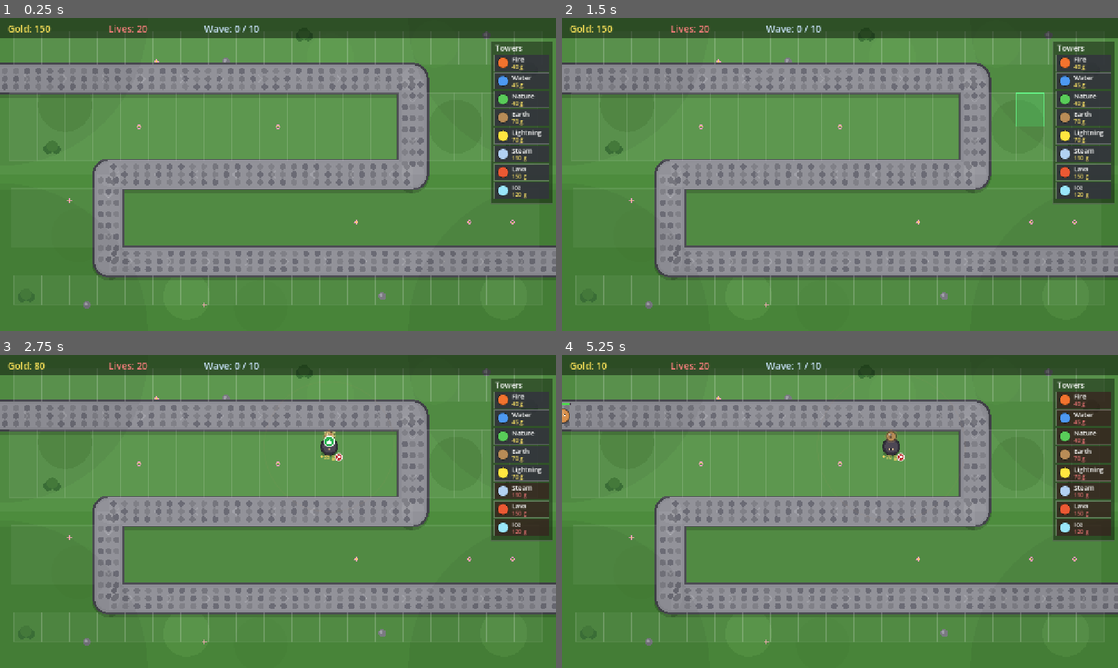
Above: before the commit, frames 1-4 (two rows, left to right).
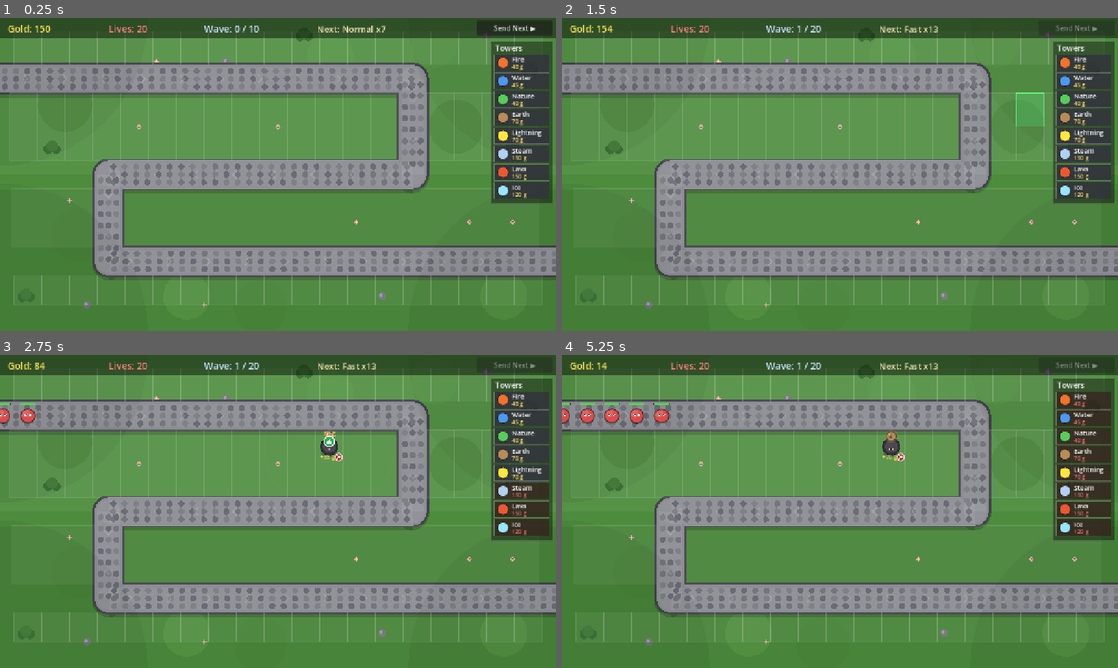
Above: after the commit, the same moments.

Repository: acansahin/godot-tower-defense-
Game: Godot game, scene res://scenes/Main.tscn
Two runs of this game, one before a commit and one after it. Both use one fixed random seed, a clock stepped at 60 frames per second and the inputs below.
Inputs (mouse positions are in pixels of both pictures, inside the frame that each line leads up to):
- Up to frame 1 (0.25 s): no input
- Up to frame 2 (1.5 s): click (1079, 27) at 0.5 s, where only the run after the commit has a clickable "Send Next ▶"; tap Enter at 1.25 s; drag from (1084, 121) to (895, 105) at 1.27 s
- Up to frame 3 (2.75 s): drag from (166, 527) to (250, 574) at 2.02 s
- Up to frame 4 (5.25 s): move the mouse to (895, 442) at 2.77 s; click (895, 442) at 2.92 s; drag from (812, 574) to (673, 464) at 3.52 s; move the mouse to (1006, 558) at 4.27 s; click (1006, 558) at 4.42 s; drag from (673, 464) to (756, 433) at 5.02 s

The runs differ from the first frame. In frame 1, 0.7% of the frame differs, in the area x 57-100%, y 1-6%; in frame 2, 0.2%; in frame 3, 0.4%; in frame 4, 0.8%, in the area x 0-97%, y 2-22%.

Commit message:
Waves: data-driven table, creep archetypes, preview + economy
Phase 1: Game.WAVE_TYPES/WAVES data table (20 waves); enemy archetype traits
(fast/swarm/tank/immune-to-CC/regen/splitter/air) with markers; splitter children
via signal; next-wave HUD preview.
Phase 2: send-next-early button (bonus gold), per-wave interest on banked gold,
leak-free clear bonus.

Co-Authored-By: Claude Opus 4.8 <noreply@anthropic.com>

Diff:
--- a/godottowerdefense/scenes/HUD.tscn
+++ b/godottowerdefense/scenes/HUD.tscn
@@ -48,3 +48,22 @@
 theme_override_colors/font_color = Color(0.8, 0.9, 1, 1)
 theme_override_font_sizes/font_size = 22
 text = "Wave: 0 / 10"
+
+[node name="NextLabel" type="Label" parent="."]
+layout_mode = 0
+offset_left = 730.0
+offset_top = 11.0
+offset_right = 1090.0
+offset_bottom = 40.0
+mouse_filter = 2
+theme_override_colors/font_color = Color(0.95, 0.9, 0.7, 1)
+theme_override_font_sizes/font_size = 20
+text = "Next: —"
+
+[node name="SendButton" type="Button" parent="."]
+layout_mode = 0
+offset_left = 1098.0
+offset_top = 6.0
+offset_right = 1272.0
+offset_bottom = 40.0
+text = "Send Next ▶"
--- a/godottowerdefense/scripts/enemy.gd
+++ b/godottowerdefense/scripts/enemy.gd
@@ -4,6 +4,9 @@
 ## death and costs the player a life if it reaches the end.
 
 signal removed  ## Emitted whenever the enemy leaves play (death OR escape).
+## Emitted by a splitter when it dies so WaveManager can spawn its children.
+## (position, path_progress, count, child_hp, child_speed, tint, child_radius)
+signal split_requested(pos: Vector2, progress: int, count: int, hp: float, spd: float, tint: Color, r: float)
 
 var speed: float = 70.0
 var max_health: float = 30.0
@@ -14,6 +17,10 @@
 var is_flying: bool = false  ## Flyers can only be hit by archer towers.
 var is_boss: bool = false    ## Bosses get a crown + heavier presence.
 var life_cost: int = 1       ## Lives lost if this enemy reaches the end (bosses cost more).
+# Archetype traits (set by WaveManager from the wave's WAVE_TYPES entry).
+var cc_immune: bool = false  ## Ignores slow / poison / stun.
+var regen_dps: float = 0.0   ## Heals this much per second.
+var split_into: int = 0      ## Children spawned on death (0 = none).
 
 var _path: Array = []
 var _target_index: int = 1
@@ -30,20 +37,30 @@
 
 ## Slows to `factor` of base speed for `time` seconds. Strongest slow wins.
 func apply_slow(factor: float, time: float) -> void:
+	if cc_immune:
+		return
 	_slow_factor = minf(_slow_factor, factor)
 	_slow_time = maxf(_slow_time, time)
 	queue_redraw()
 
 ## Freezes the enemy in place for `time` seconds (longest stun wins).
 func apply_stun(time: float) -> void:
+	if cc_immune:
+		return
 	_stun_time = maxf(_stun_time, time)
 	queue_redraw()
 
 ## Deals `dps` damage per second for `time` seconds. Strongest poison wins.
 func apply_poison(dps: float, time: float) -> void:
+	if cc_immune:
+		return
 	_poison_dps = maxf(_poison_dps, dps)
 	_poison_time = maxf(_poison_time, time)
 	queue_redraw()
+
+## Sets how far along the path this enemy starts (used for split children).
+func set_progress(index: int) -> void:
+	_target_index = index
 
 func setup(hp: float, spd: float, gold_reward: int, tint: Color) -> void:
 	max_health = hp
@@ -82,6 +99,8 @@
 
 ## Advances slow / poison timers and applies poison damage over time.
 func _tick_status(delta: float) -> void:
+	if regen_dps > 0.0 and health < max_health:
+		health = minf(max_health, health + regen_dps * delta)
 	if _stun_time > 0.0:
 		_stun_time -= delta
 		if _stun_time <= 0.0:
@@ -124,6 +143,11 @@
 func _die() -> void:
 	_dead = true
 	Game.add_gold(reward)
+	# Splitters break into smaller children that continue from here. Emit BEFORE
+	# `removed` so WaveManager adds them to the alive count first (no early clear).
+	if split_into > 0:
+		split_requested.emit(global_position, _target_index, split_into,
+				max_health * 0.35, speed * 1.15, color, radius * 0.62)
 	removed.emit()
 	queue_free()
 
@@ -168,6 +192,14 @@
 		for i in range(3):
 			var a := _anim_phase * 4.0 + i * TAU / 3.0
 			draw_circle(Vector2(cos(a), sin(a)) * (radius + 9.0), 2.6, Color(1.0, 0.95, 0.45))
+	# Archetype markers so wave types read at a glance.
+	if cc_immune:
+		draw_arc(Vector2.ZERO, radius + 2.0, 0.0, TAU, 26, Color(0.78, 0.82, 0.9, 0.9), 3.0, true)
+	if regen_dps > 0.0:
+		var g := Color(0.5, 1.0, 0.55)
+		var p := Vector2(radius * 0.55, -radius * 0.55)
+		draw_line(p + Vector2(-3, 0), p + Vector2(3, 0), g, 2.0)
+		draw_line(p + Vector2(0, -3), p + Vector2(0, 3), g, 2.0)
 	if is_boss:
 		_draw_crown()
 
--- a/godottowerdefense/scripts/game.gd
+++ b/godottowerdefense/scripts/game.gd
@@ -98,6 +98,35 @@
 ## Order the palette lists towers in.
 const TOWER_ORDER: Array = ["fire", "water", "nature", "earth", "lightning", "steam", "lava", "ice"]
 
+# --- Wave definitions ----------------------------------------------------------
+# Each wave picks an archetype from WAVE_TYPES; its stats = the base scaling
+# (quadratic HP etc. in wave_manager) times the archetype's multipliers. Fields
+# (all optional, default 1.0 / false / 0):
+#   name, color, hp, spd, count, radius, cc_immune, regen (frac of max hp/s),
+#   split (children on death), air (all flyers).
+const WAVE_TYPES := {
+	"normal": {"name": "Normal", "color": Color(0.85, 0.30, 0.30)},
+	"fast":   {"name": "Fast",   "color": Color(0.95, 0.85, 0.25), "hp": 0.6, "spd": 1.7, "count": 1.3, "radius": 0.85},
+	"swarm":  {"name": "Swarm",  "color": Color(0.90, 0.50, 0.75), "hp": 0.35, "spd": 1.15, "count": 2.6, "radius": 0.8},
+	"tank":   {"name": "Tank",   "color": Color(0.45, 0.50, 0.55), "hp": 3.0, "spd": 0.6, "count": 0.4, "radius": 1.35},
+	"immune": {"name": "Immune", "color": Color(0.60, 0.62, 0.70), "hp": 1.3, "cc_immune": true},
+	"regen":  {"name": "Regen",  "color": Color(0.35, 0.75, 0.40), "hp": 1.4, "regen": 0.06},
+	"air":    {"name": "Air",    "color": Color(0.72, 0.78, 0.96), "air": true},
+	"split":  {"name": "Splitter","color": Color(0.85, 0.55, 0.25), "hp": 1.2, "count": 0.7, "split": 2, "radius": 1.15},
+}
+
+## 20 waves; boss on every 5th. Kept short — stats come from the scaling formula.
+const WAVES: Array = [
+	{"type": "normal"}, {"type": "fast"}, {"type": "swarm"}, {"type": "normal"},
+	{"type": "tank", "boss": true},
+	{"type": "air"}, {"type": "immune"}, {"type": "fast"}, {"type": "regen"},
+	{"type": "swarm", "boss": true},
+	{"type": "split"}, {"type": "tank"}, {"type": "air"}, {"type": "immune"},
+	{"type": "fast", "boss": true},
+	{"type": "regen"}, {"type": "split"}, {"type": "swarm"}, {"type": "tank"},
+	{"type": "normal", "boss": true},
+]
+
 var gold: int = 0
 var lives: int = 0
 var is_over: bool = false
--- a/godottowerdefense/scripts/hud.gd
+++ b/godottowerdefense/scripts/hud.gd
@@ -3,9 +3,16 @@
 ## Top bar showing gold, lives and the current wave. Values are pushed in from
 ## Main via signals.
 
+signal send_pressed  ## Player asked to send the next wave early.
+
 @onready var gold_label: Label = $GoldLabel
 @onready var lives_label: Label = $LivesLabel
 @onready var wave_label: Label = $WaveLabel
+@onready var next_label: Label = $NextLabel
+@onready var send_button: Button = $SendButton
+
+func _ready() -> void:
+	send_button.pressed.connect(func() -> void: send_pressed.emit())
 
 func set_gold(value: int) -> void:
 	gold_label.text = "Gold: %d" % value
@@ -15,3 +22,11 @@
 
 func set_wave(number: int, total: int) -> void:
 	wave_label.text = "Wave: %d / %d" % [number, total]
+	send_button.disabled = true  # a wave is active now
+
+func set_next(text: String) -> void:
+	next_label.text = text
+
+## Re-enabled during the between-waves gap.
+func enable_send() -> void:
+	send_button.disabled = false
--- a/godottowerdefense/scripts/main.gd
+++ b/godottowerdefense/scripts/main.gd
@@ -30,6 +30,9 @@
 	Game.game_over.connect(_on_game_over)
 	Game.victory.connect(_on_victory)
 	wave_manager.wave_started.connect(hud.set_wave)
+	wave_manager.wave_preview.connect(hud.set_next)
+	wave_manager.prep_started.connect(hud.enable_send)
+	hud.send_pressed.connect(wave_manager.send_now)
 	palette.drag_started.connect(_on_drag_started)
 
 	wave_manager.enemies_root = enemies_root
--- a/godottowerdefense/scripts/wave_manager.gd
+++ b/godottowerdefense/scripts/wave_manager.gd
@@ -5,18 +5,22 @@
 ## restart never leaves a spawn loop running.
 
 signal wave_started(number: int, total: int)
+signal wave_preview(text: String)  ## Describes the next wave for the HUD.
+signal prep_started                ## The between-waves gap began (send-early available).
 
 const ENEMY := preload("res://scenes/Enemy.tscn")
-const TOTAL_WAVES := 10
 const PREP_TIME := 4.0  ## Delay before wave 1 and between waves.
 
-# Flyers: from wave FLYER_START_WAVE on, each spawned enemy has FLYER_CHANCE of
-# being airborne. Only archer towers can hit them.
+# Economy rewards for surviving a wave.
+const INTEREST_RATE := 0.08  ## Banked gold earns this each wave (capped).
+const INTEREST_CAP := 40
+const LEAK_FREE_BONUS := 6   ## Bonus if no enemy reached the end this wave.
+
+# A few enemies still randomly fly on non-Air waves (halved now that Air waves exist).
 const FLYER_START_WAVE := 3
 const FLYER_CHANCE := 0.3
 
-# Boss: a single oversized, tanky, high-reward enemy on every Nth wave.
-const BOSS_EVERY := 5
+# Boss stat multipliers (which waves get a boss is set in Game.WAVES "boss": true).
 const BOSS_HP_MULT := 6.0
 const BOSS_SPEED_MULT := 0.6
 const BOSS_REWARD_MULT := 10
@@ -39,6 +43,8 @@
 var _reward: int = 0
 var _interval: float = 0.6
 var _tint: Color = Color.WHITE
+var _type_def: Dictionary = {}  ## The current wave's WAVE_TYPES entry.
+var _lives_at_start: int = 0    ## Lives when the wave began (for the leak-free bonus).
 
 func _ready() -> void:
 	_spawn_timer = Timer.new()
@@ -52,25 +58,43 @@
 	add_child(_prep_timer)
 
 func start() -> void:
+	wave_preview.emit(_preview_text(1))
 	_queue_next_wave()
 
 func _queue_next_wave() -> void:
-	if _wave >= TOTAL_WAVES:
+	if _wave >= Game.WAVES.size():
 		return
 	_prep_timer.start(PREP_TIME)
+	prep_started.emit()
+
+## Skips the prep countdown and starts the next wave now, for a small bonus.
+## Only valid during the between-waves gap.
+func send_now() -> void:
+	if _prep_timer.is_stopped():
+		return
+	_prep_timer.stop()
+	Game.add_gold(3 + (_wave + 1))  # early-call reward
+	_start_wave()
 
 func _start_wave() -> void:
 	_wave += 1
-	# Quadratic HP so towers must be upgraded to keep pace with late waves.
-	_hp = 20.0 + _wave * 10.0 + _wave * _wave * 3.0
-	_spd = 60.0 + _wave * 6.0
+	var def: Dictionary = Game.WAVES[_wave - 1]
+	_type_def = Game.WAVE_TYPES[def["type"]]
+	# Base scaling (quadratic HP so towers must keep pace) x archetype multipliers.
+	var base_hp := 20.0 + _wave * 10.0 + _wave * _wave * 3.0
+	var base_spd := 60.0 + _wave * 6.0
+	var base_count := 5 + int(_wave * 2.5)
+	_hp = base_hp * float(_type_def.get("hp", 1.0))
+	_spd = base_spd * float(_type_def.get("spd", 1.0))
 	_reward = 3 + _wave
-	_interval = max(0.35, 0.9 - _wave * 0.04)
-	_tint = Color.from_hsv(fposmod(0.02 + _wave * 0.06, 1.0), 0.65, 0.85)
-	_to_spawn = 5 + int(_wave * 2.5)
-	wave_started.emit(_wave, TOTAL_WAVES)
-	if _wave % BOSS_EVERY == 0:
-		_spawn_boss()                # slow, tanky centrepiece for milestone waves
+	_interval = maxf(0.3, 0.9 - _wave * 0.04)
+	_to_spawn = maxi(1, int(round(base_count * float(_type_def.get("count", 1.0)))))
+	_tint = _type_def.get("color", Color.WHITE)
+	_lives_at_start = Game.lives
+	wave_started.emit(_wave, Game.WAVES.size())
+	wave_preview.emit(_preview_text(_wave + 1))
+	if def.get("boss", false):
+		_spawn_boss()                # milestone centrepiece
 	_spawn_one()                     # first enemy immediately
 	_spawn_timer.start(_interval)    # the rest on a cadence
 
@@ -81,13 +105,47 @@
 	_to_spawn -= 1
 	var enemy := ENEMY.instantiate() as Enemy
 	enemy.setup(_hp, _spd, _reward, _tint)
-	if _wave >= FLYER_START_WAVE and randf() < FLYER_CHANCE:
+	enemy.radius = 16.0 * float(_type_def.get("radius", 1.0))
+	enemy.cc_immune = _type_def.get("cc_immune", false)
+	var regen := float(_type_def.get("regen", 0.0))
+	if regen > 0.0:
+		enemy.regen_dps = _hp * regen
+	enemy.split_into = int(_type_def.get("split", 0))
+	if _type_def.get("air", false):
 		enemy.make_flying()
+	elif _wave >= FLYER_START_WAVE and randf() < FLYER_CHANCE * 0.5:
+		enemy.make_flying()
+	if enemy.split_into > 0:
+		enemy.split_requested.connect(_spawn_child)
 	enemy.removed.connect(_on_enemy_removed)
 	enemies_root.add_child(enemy)
 	_alive += 1
 	if _to_spawn <= 0:
 		_spawn_timer.stop()
+
+## Spawns a splitter's children where it died, continuing along the path.
+func _spawn_child(pos: Vector2, progress: int, count: int, hp: float, spd: float, tint: Color, r: float) -> void:
+	if Game.is_over:
+		return
+	for i in count:
+		var c := ENEMY.instantiate() as Enemy
+		c.setup(hp, spd, 1, tint)
+		c.radius = r
+		c.removed.connect(_on_enemy_removed)
+		enemies_root.add_child(c)  # _ready puts it at PATH[0]; override below
+		c.global_position = pos + Vector2(randf_range(-10.0, 10.0), randf_range(-10.0, 10.0))
+		c.set_progress(progress)
+		_alive += 1
+
+## HUD text describing wave `n` (or a dash past the last wave).
+func _preview_text(n: int) -> String:
+	if n > Game.WAVES.size():
+		return "Next: —"
+	var def: Dictionary = Game.WAVES[n - 1]
+	var t: Dictionary = Game.WAVE_TYPES[def["type"]]
+	var cnt := maxi(1, int(round((5 + int(n * 2.5)) * float(t.get("count", 1.0)))))
+	var boss := "  BOSS" if def.get("boss", false) else ""
+	return "Next: %s x%d%s" % [str(t.get("name", def["type"])), cnt, boss]
 
 ## Spawns one boss for the current wave. Not counted in _to_spawn — it is an
 ## extra enemy tracked via _alive, so the wave only clears once it dies too.
@@ -109,7 +167,16 @@
 		return
 	# Wave is cleared once nothing is left to spawn and nothing is alive.
 	if _to_spawn <= 0 and _alive <= 0:
-		if _wave >= TOTAL_WAVES:
+		_grant_wave_rewards()
+		if _wave >= Game.WAVES.size():
 			Game.trigger_victory()
 		else:
 			_queue_next_wave()
+
+## Leak-free bonus + interest on banked gold, granted when a wave is cleared.
+func _grant_wave_rewards() -> void:
+	if Game.lives == _lives_at_start:
+		Game.add_gold(LEAK_FREE_BONUS)
+	var interest := mini(INTEREST_CAP, int(Game.gold * INTEREST_RATE))
+	if interest > 0:
+		Game.add_gold(interest)
